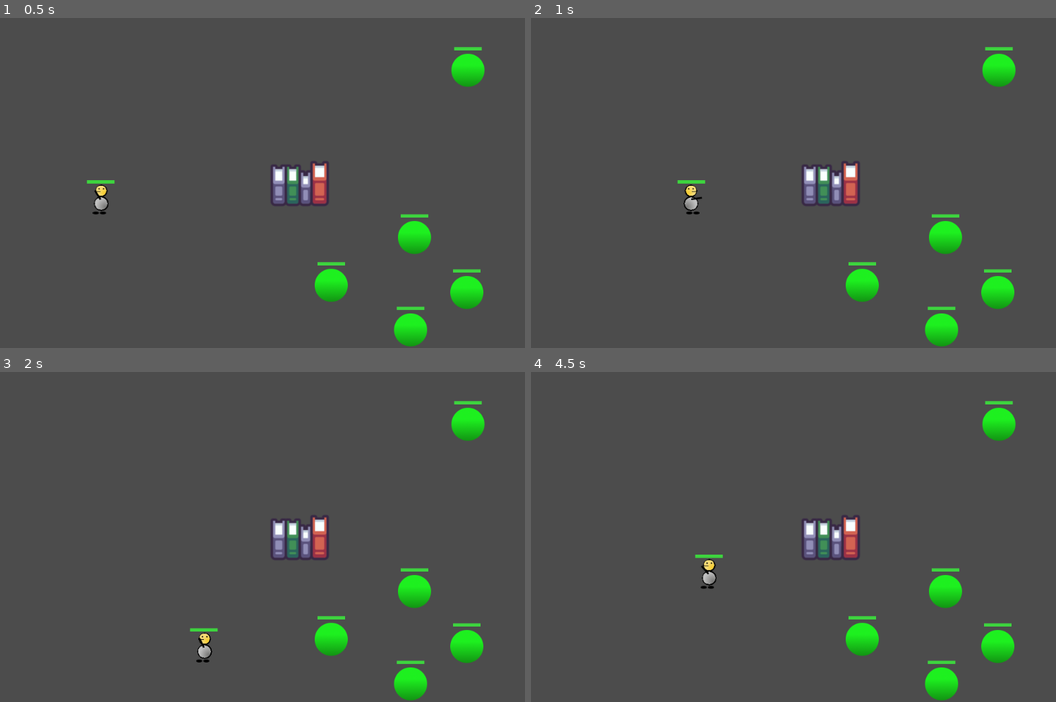
Above: before the commit, frames 1-4 (two rows, left to right).
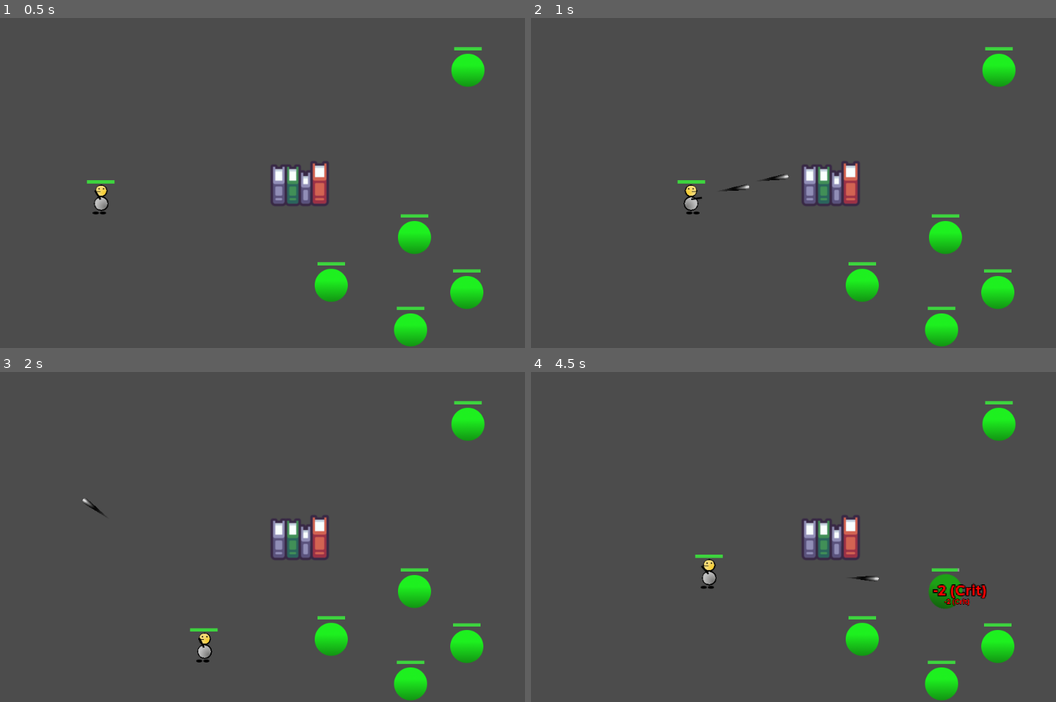
Above: after the commit, the same moments.

Repository: NPGodotEngine/Hack_And_Slash
Game: Godot game, scene res://Levels/TestLevel.tscn
The game is run twice, just before and just after one commit, with the same random seed, the same clock (stepped at 60 frames per second) and the same inputs. The project has no main scene, so this scene is started directly.
Inputs (mouse positions are in pixels of both pictures, inside the frame that each line leads up to):
- Up to frame 1 (0.5 s): no input
- Up to frame 2 (1 s): tap Enter at 0.5 s; move the mouse to (924, 166) at 0.52 s; press the mouse at (924, 166) at 0.53 s; hold D (move_right) from 0.53 s (still down); right-click (924, 166) at 0.8 s
- Up to frame 3 (2 s): move the mouse to (157, 553) at 1.27 s; release D (move_right) at 1.28 s; release the mouse at (157, 553) at 1.28 s; hold S (move_down) from 1.28 s (still down); right-click (157, 553) at 1.35 s; click (157, 553) at 1.55 s
- Up to frame 4 (4.5 s): move the mouse to (856, 464) at 2.02 s; release S (move_down) at 2.03 s; press the mouse at (856, 464) at 2.03 s; hold D (move_right) 2.03-2.78 s; right-click (856, 464) at 2.3 s; move the mouse to (772, 603) at 2.77 s; release the mouse at (772, 603) at 2.78 s; hold W (move_up) 2.78-3.53 s; right-click (772, 603) at 2.85 s; click (772, 603) at 3.05 s; move the mouse to (972, 586) at 3.52 s; press the mouse at (972, 586) at 3.53 s; hold A (move_left) from 3.53 s (still down); right-click (972, 586) at 3.8 s; move the mouse to (630, 487) at 4.27 s; release the mouse at (630, 487) at 4.28 s; right-click (630, 487) at 4.35 s

Frame 1 is identical in both runs. In frame 2, less than 0.1% of the frame differs, in the area x 36-50%, y 47-53%; in frame 3, less than 0.1%; in frame 4, 0.8%, in the area x 61-87%, y 59-72%.

Commit message:
Feature: new weapon system with modularity

Diff:
--- a/Autoload/Global.gd
+++ b/Autoload/Global.gd
@@ -33,3 +33,19 @@
             scene.call_deferred("add_child", object)
         else:
             scene.add_child(object)
+
+# RNG check value is in a range
+##
+# Roll a randomized value between from_range and to_range
+# and then return `true` if the randomized value is under
+# and equal to `threshold` otherwise false
+##
+# `from_range`, `to_range` are inclusived
+func is_in_threshold(threshold, from_range, to_range) -> bool:
+    # RNG
+    randomize()
+    var rolled_chance = rand_range(from_range, to_range)
+    if (rolled_chance < threshold or
+        is_equal_approx(rolled_chance, threshold)):
+        return true
+    return false
--- a/Autoload/Utils.gd
+++ /dev/null
@@ -1,17 +0,0 @@
-extends Node
-
-# RNG check value is in a range
-##
-# Roll a randomized value between from_range and to_range
-# and then return `true` if the randomized value is under
-# and equal to `threshold` otherwise false
-##
-# `from_range`, `to_range` are inclusived
-func is_in_threshold(threshold, from_range, to_range) -> bool:
-    # RNG
-    randomize()
-    var rolled_chance = rand_range(from_range, to_range)
-    if (rolled_chance < threshold or
-        is_equal_approx(rolled_chance, threshold)):
-        return true
-    return false
--- a/Bullets/Projectile/CryoBullet/CryoBullet.tscn
+++ b/Bullets/Projectile/CryoBullet/CryoBullet.tscn
@@ -18,6 +18,8 @@
 texture = ExtResource( 3 )
 
 [node name="DetectionArea" type="Area2D" parent="."]
+collision_layer = 0
+collision_mask = 14
 
 [node name="CollisionShape2D" type="CollisionShape2D" parent="DetectionArea"]
 shape = SubResource( 1 )
--- a/Bullets/Projectile/FireBullet/FireBullet.tscn
+++ b/Bullets/Projectile/FireBullet/FireBullet.tscn
@@ -21,6 +21,8 @@
 texture = ExtResource( 1 )
 
 [node name="DetectionArea" type="Area2D" parent="."]
+collision_layer = 0
+collision_mask = 14
 
 [node name="CollisionShape2D" type="CollisionShape2D" parent="DetectionArea"]
 shape = SubResource( 1 )
--- a/Bullets/Projectile/Projectile.gd
+++ b/Bullets/Projectile/Projectile.gd
@@ -95,7 +95,7 @@
     if is_equal_approx(_penetration_chance, 0.0): return false
 
     # check if penetrated
-    return Utils.is_in_threshold(_penetration_chance, 0.0001, 1.0)
+    return Global.is_in_threshold(_penetration_chance, 0.0001, 1.0)
 
 # Return a normalized projectile's direction
 func get_projectile_direction() -> Vector2:
--- a/Bullets/Projectile/STDBullet/STDBullet.tscn
+++ b/Bullets/Projectile/STDBullet/STDBullet.tscn
@@ -14,12 +14,16 @@
 script = ExtResource( 1 )
 
 [node name="BulletTrail" parent="." instance=ExtResource( 3 )]
+width = 10.0
 
 [node name="Skin" type="Sprite" parent="."]
+visible = false
 material = SubResource( 2 )
 texture = ExtResource( 2 )
 
 [node name="DetectionArea" type="Area2D" parent="."]
+collision_layer = 0
+collision_mask = 6
 
 [node name="CollisionShape2D" type="CollisionShape2D" parent="DetectionArea"]
 shape = SubResource( 1 )
--- a/Components/Accuracy/AccuracyComp.gd
+++ b/Components/Accuracy/AccuracyComp.gd
@@ -24,7 +24,10 @@
     emit_signal("accuracy_changed", old_accuracy, accuracy)
 ## Getter Setter ##
 
-# Return a new random direction in `Vector2` from given direction
+
+
+# Return a new random normalized
+# direction in `Vector2` from given direction
 ##
 # `face_dir` current facing direction
 # `accuracy_scaler` used to scale spread range. Value must in between 0.0 ~ 1.0
@@ -37,7 +40,7 @@
     var direction: Vector2 = face_dir.normalized()
 
     # get random rotation
-    var scaled_spread_range: float = spread_range_degree * accuracy_scaler
+    var scaled_spread_range: float = spread_range_degree * (1.0 -accuracy_scaler)
     var rand_rotation: float = rand_range(-scaled_spread_range, scaled_spread_range)
     rand_rotation = deg2rad(rand_rotation)
 
--- a/Components/Attachments/Ammos/Ammo.gd
+++ b/Components/Attachments/Ammos/Ammo.gd
@@ -38,6 +38,9 @@
 
 # Timer for reload
 var _reload_timer: Timer = null
+
+# is ammo reloading
+var _is_reloading: bool = false
 
 
 
@@ -82,10 +85,6 @@
 # `rounds_per_shot` number of rounds to shoot at once, usually is one
 func shoot_ammo(from_position:Vector2, to_position:Vector2,
 	hit_damage:HitDamage, rounds_per_shot:int = 1) -> void:
-	if _round_left == 0:
-		reload_ammo()
-		return
-
 	assert(bullet_scene, "bullet scene is missing")
 	assert(rounds_per_shot >= 0,
 		"rounds per shot can't be negative value, %d was given" % rounds_per_shot)
@@ -96,22 +95,22 @@
 
 # Reload ammo
 func reload_ammo() -> void:
+	# if is reloading
+	if _is_reloading: return
+
 	# don't reload if clip is full
 	if _round_left == rounds_per_clip: return
 
 	# begin reloading process
+	_is_reloading = true
 	_reload_timer.start(reload_duration)
 	emit_signal("begin_reloading", 0, rounds_per_clip)
 
-# Cancel ammo action
-##
-# Usually do noting but for ammo
-# like beam this can tell beam ammo
-# to stop
 func cancel_action() -> void:
 	pass
 
 func _on_reload_timer_timeout() -> void:
 	# refill clip
 	_set_round_left(rounds_per_clip)
+	_is_reloading = false
 	emit_signal("end_reloading", _round_left, rounds_per_clip)
--- a/Components/Attachments/Ammos/STDAmmo.gd
+++ b/Components/Attachments/Ammos/STDAmmo.gd
@@ -12,13 +12,16 @@
 func shoot_ammo(from_position:Vector2, to_position:Vector2, hit_damage:HitDamage, rounds_per_shot:int = 1) -> void:
     .shoot_ammo(from_position, to_position, hit_damage, rounds_per_shot)
 
+    if _is_reloading:
+        return
+
     if _round_left == 0:
         reload_ammo()
         return
 
     for i in rounds_per_shot:
         var bullet: Projectile = bullet_scene.instance()
-        assert(bullet, "Can't instance bullet from %s" % bullet_scene.name)
+        assert(bullet, "Can't instance bullet from %s" % bullet_scene)
         assert(bullet is Projectile, "Bullet is not a type of Projectile")
 
         Global.add_to_scene_tree(bullet)
@@ -26,5 +29,7 @@
         bullet.setup(from_position, to_position, bullet_speed, hit_damage, bullet_life_span, bullet_penetration_chance)
         bullet.connect("on_projectile_hit", self, "_on_bullet_hit")
 
+        _set_round_left(_round_left - rounds_per_shot)
+
 func _on_bullet_hit(bullet, body) -> void:
     pass
--- a/Components/Attachments/Attachment.gd
+++ b/Components/Attachments/Attachment.gd
@@ -9,3 +9,12 @@
 
 # Attachment accuracy multiplier
 export (float, -1.0, 1.0) var accuracy_multiplier = 0.0
+
+# Call to cancel action that attachement's
+#is currently performing
+##
+# Usually do noting but for ammo
+# like beam this can tell beam ammo
+# to stop the beam that is casting
+func cancel_action() -> void:
+	pass
--- a/Components/Attachments/Triggers/AutoTrigger.gd
+++ b/Components/Attachments/Triggers/AutoTrigger.gd
@@ -1,6 +1,9 @@
 extends Trigger
 
 # warning-ignore-all: RETURN_VALUE_DISCARDED
+
+# Duration before next trigger pull from last trigger pulled
+export (float, 0.1, 10) var trigger_duration: float = 1.0
 
 # Trigger timer
 var _trigger_timer: Timer = null
@@ -22,7 +25,7 @@
     _is_trigger_ready = false
 
     # time until next pull ready
-    _trigger_timer.start(pull_duration)
+    _trigger_timer.start(trigger_duration)
     emit_signal("trigger_pulled")
 
 func _on_trigger_timer_timeout() -> void:
--- a/Components/Attachments/Triggers/BurstTrigger.gd
+++ b/Components/Attachments/Triggers/BurstTrigger.gd
@@ -1,40 +1,67 @@
+tool
 extends Trigger
 
 # warning-ignore-all: RETURN_VALUE_DISCARDED
 
 
 # Number of bursts for each trigger pulled
-export (int, 2, 10) var number_of_bursts = 3
+export (int, 2, 100) var number_of_bursts = 3
+
+# Duration for a burst process
+export (float) var burst_duration: float = 1.0
+
+# Duration between last burst process and next burst process
+export (float) var wait_to_next_burst: float = 1.0
 
 # Number of bursts left
 var _burst_left: int = 0
 
-# Duration between each bursts
-var _burst_duration: float = 0
+# Duration between each bursts during
+# burst process
+var _duration_per_burst: float = 0.0
 
-# Burst timer
-var _burst_timer: Timer = null
+
+# Timer for each burst
+var _timer_per_burst: Timer = null
+
+# Timer for interval between burst process
+var _wait_next_burst_timer: Timer = null
 
 # Is in bursting process
 var _is_bursting: bool = false
 
+var _is_wating_for_next_process: bool = false
+
 # Is trigger ready to be pulled
 var _is_trigger_ready: bool = true
 
+func _get_configuration_warning() -> String:
+    if is_equal_approx(burst_duration, 0):
+        return "burst duration can't be %f, increase burst duration" % burst_duration
+
+    return ""
+
 func _ready() -> void:
-    _burst_timer = Timer.new()
-    add_child(_burst_timer)
-    _burst_timer.one_shot = true
-    _burst_timer.connect("timeout", self, "_on_burst_timer_timeout")
+    if Engine.editor_hint: return
+
+    _timer_per_burst = Timer.new()
+    add_child(_timer_per_burst)
+    _timer_per_burst.one_shot = true
+    _timer_per_burst.connect("timeout", self, "_on_timer_per_burst_timeout")
+
+    _wait_next_burst_timer = Timer.new()
+    add_child(_wait_next_burst_timer)
+    _wait_next_burst_timer.one_shot = true
+    _wait_next_burst_timer.connect("timeout", self, "_on_wait_next_burst_timer_timeout")
 
 func setup() -> void:
     .setup()
 
+    assert(not is_equal_approx(burst_duration, 0), "burst duration can't be 0.0")
+
     # make sure we have equal amount of burst to setting
     _burst_left = number_of_bursts
-
-    # Evenly spread burst duration in trigger pull duration
-    _burst_duration = pull_duration / number_of_bursts
+    _duration_per_burst = burst_duration / number_of_bursts
 
 func pull_trigger() -> void:
     if not _is_trigger_ready: return
@@ -42,14 +69,16 @@
     # Don't pull trigger if still in bursting
     if _is_bursting: return
 
+    if _is_wating_for_next_process: return
+
     # start bursting process
     _is_trigger_ready = false
     # make sure we have equal amount of burst to setting
     _burst_left = number_of_bursts
     # trigger the first burst
-    _on_burst_timer_timeout()
+    _on_timer_per_burst_timeout()
 
-func _on_burst_timer_timeout() -> void:
+func _on_timer_per_burst_timeout() -> void:
     # decrease burst count
     _burst_left -= 1
 
@@ -57,13 +86,19 @@
 
     if _burst_left == 0:
         # burst process finished
-        _burst_left = number_of_bursts
-        _is_trigger_ready = true
-        _is_bursting = false
+        # wait til next burst process
+        _wait_next_burst_timer.start(wait_to_next_burst)
     else:
         # burst process not finished
         _is_bursting = true
+        _is_wating_for_next_process = true
         _is_trigger_ready = false
 
         # time until next burst ready
-        _burst_timer.start(_burst_duration)
+        _timer_per_burst.start(_duration_per_burst)
+
+func _on_wait_next_burst_timer_timeout() -> void:
+    _burst_left = number_of_bursts
+    _is_trigger_ready = true
+    _is_bursting = false
+    _is_wating_for_next_process = false
--- a/Components/Attachments/Triggers/BurstTrigger.tscn
+++ b/Components/Attachments/Triggers/BurstTrigger.tscn
@@ -5,3 +5,4 @@
 [node name="BurstTrigger" type="Node"]
 script = ExtResource( 1 )
 attachment_type = 2
+burst_duration = 0.5
--- a/Components/Attachments/Triggers/Trigger.gd
+++ b/Components/Attachments/Triggers/Trigger.gd
@@ -7,8 +7,7 @@
 # Emit when trigger pulled successful
 signal trigger_pulled()
 
-# Duration before next trigger pull from last trigger pulled
-export (float, 0.1, 10) var pull_duration = 1.0
+
 
 # Pull trigger
 ##
--- a/Components/CriticalStrike/CriticalStrikeComp.gd
+++ b/Components/CriticalStrike/CriticalStrikeComp.gd
@@ -25,6 +25,9 @@
 
 # Maximum critical strike chance
 export (float) var max_critical_strike_chance = 1.0 setget set_max_critical_strike_chance
+
+# Color of critical strike
+export (Color) var critical_strike_color: Color = Color.red
 
 # Critical strike chance
 ##
@@ -68,5 +71,5 @@
 		return false
 
 	# check if critical
-	return Utils.is_in_threshold(critical_strike_chance,
+	return Global.is_in_threshold(critical_strike_chance,
 	min_critical_strike_chance, max_critical_strike_chance)
--- a/Components/Damage/DamageComp.gd
+++ b/Components/Damage/DamageComp.gd
@@ -7,6 +7,9 @@
 
 # Current damage
 export (int) var damage: int = 10 setget set_damage
+
+# Color for damage
+export (Color) var damage_color: Color = Color.white
 
 ## Getter Setter ##
 
--- a/Components/WeaponManager/WeaponManager.gd
+++ b/Components/WeaponManager/WeaponManager.gd
@@ -1,5 +1,4 @@
-# A class holde 2 weapons both primary and
-# secondary and manage weapons
+# A class holde number of weapons
 class_name WeaponManager
 extends Component
 
@@ -43,6 +42,7 @@
 		var weapon: Weapon = weapon_scene.instance()
 		add_child(weapon)
 		weapon_slots.append(weapon)
+		weapon.weapon_manager = self
 		weapon.setup()
 
 
@@ -91,6 +91,12 @@
 
 	return null
 
-# Get owner that own this weapon manager
+# Get owner that own this weapon's manager
 func get_manager_owner():
 	return get_parent()
+
+
+static func find_weapon_owner(weapon:Weapon):
+	if weapon:
+		return weapon.get_parent().get_manager_owner()
+	return null
--- /dev/null
+++ b/Components/Weapons/STDWeapon.gd
@@ -0,0 +1,82 @@
+tool
+extends Weapon
+
+# warning-ignore-all: UNUSED_ARGUMENT
+
+var _from_pos: Vector2 = Vector2.ZERO
+var _to_pos: Vector2 = Vector2.ZERO
+var _direction: Vector2 = Vector2.ZERO
+
+func execute(from_position:Vector2, to_position:Vector2, direction:Vector2) -> void:
+    .execute(from_position, to_position, direction)
+    _from_pos = from_position
+    _to_pos = to_position
+    _direction = direction
+
+    if trigger:
+        trigger.pull_trigger()
+
+
+func cancel_execution() -> void:
+    .cancel_execution()
+
+func execute_alt(from_position:Vector2, to_position:Vector2, direction:Vector2) -> void:
+	.execute_alt(from_position, to_position, direction)
+
+func cancel_alt_execution() -> void:
+	.cancel_alt_execution()
+
+func active() -> void:
+	.active()
+
+func inactive() -> void:
+	.inactive()
+
+func _on_trigger_pulled() -> void:
+    ._on_trigger_pulled()
+
+    var hit_damage: HitDamage = get_hit_damage()
+    var spread_direction: Vector2 = _accuracy_comp.get_random_spread(_direction, get_weapon_accuracy())
+    var to_new_pos: Vector2 =  spread_direction * _from_pos.distance_to(_to_pos) + _from_pos
+
+    if ammo:
+        ammo.shoot_ammo(_from_pos, to_new_pos, hit_damage)
+
+func _on_ammo_depleted(ammo_count:int, round_per_clip:int) -> void:
+    ._on_ammo_depleted(ammo_count, round_per_clip)
+
+    if ammo:
+        ammo.reload_ammo()
+
+func _on_ammo_count_changed(ammo_count:int, round_per_clip:int) -> void:
+    ._on_ammo_count_changed(ammo_count, round_per_clip)
+
+func _on_begin_reloading(ammo_count:int, round_per_clip:int) -> void:
+    ._on_begin_reloading(ammo_count, round_per_clip)
+
+func _on_end_reloading(ammo_count:int, round_per_clip:int) -> void:
+    ._on_end_reloading(ammo_count, round_per_clip)
+
+func _on_damage_changed(from, to) -> void:
+    ._on_damage_changed(from, to)
+
+func _on_accuracy_changed(from, to) -> void:
+    ._on_accuracy_changed(from, to)
+
+
+# Get hit damage from weapon
+func get_hit_damage() -> HitDamage:
+    var damage: int = get_weapon_damage()
+    var critical: bool = _critical_strike_comp.is_critical()
+    var color: Color = (_critical_strike_comp.critical_strike_color if critical
+                                        else _damage_comp.damage_color)
+    var hit_damage: HitDamage = HitDamage.new().init(
+        weapon_manager.get_manager_owner(),
+        self,
+        damage,
+        critical,
+        _critical_strike_comp.critical_strike_multiplier,
+        color
+    )
+
+    return hit_damage
--- a/Components/Weapons/STDWeapon.tscn
+++ b/Components/Weapons/STDWeapon.tscn
@@ -1,25 +1,32 @@
-[gd_scene load_steps=8 format=2]
+[gd_scene load_steps=9 format=2]
 
-[ext_resource path="res://Components/Weapons/Weapon.gd" type="Script" id=1]
+[ext_resource path="res://Components/Weapons/STDWeapon.gd" type="Script" id=1]
 [ext_resource path="res://Components/Attachments/Stocks/STDStock.tscn" type="PackedScene" id=2]
 [ext_resource path="res://Components/Attachments/Triggers/AutoTrigger.tscn" type="PackedScene" id=3]
 [ext_resource path="res://Components/Attachments/Barrels/STDBarrel.tscn" type="PackedScene" id=4]
 [ext_resource path="res://Components/Attachments/Ammos/STDAmmo.tscn" type="PackedScene" id=5]
 [ext_resource path="res://Components/Damage/DamageComp.tscn" type="PackedScene" id=6]
 [ext_resource path="res://Components/Accuracy/AccuracyComp.tscn" type="PackedScene" id=7]
+[ext_resource path="res://Components/CriticalStrike/CriticalStrikeComp.tscn" type="PackedScene" id=8]
 
 [node name="STDWeapon" type="Node"]
 script = ExtResource( 1 )
 
 [node name="DamageComp" parent="." instance=ExtResource( 6 )]
-damage = 100
 
 [node name="AccuracyComp" parent="." instance=ExtResource( 7 )]
+accuracy = 0.7
+
+[node name="CriticalStrikeComp" parent="." instance=ExtResource( 8 )]
+critical_strike_chance = 0.5
 
 [node name="STDStock" parent="." instance=ExtResource( 2 )]
 
 [node name="STDBarrel" parent="." instance=ExtResource( 4 )]
 
+[node name="STDAmmo" parent="." instance=ExtResource( 5 )]
+rounds_per_clip = 30
+bullet_speed = 600.0
+
 [node name="AutoTrigger" parent="." instance=ExtResource( 3 )]
-
-[node name="STDAmmo" parent="." instance=ExtResource( 5 )]
+trigger_duration = 0.2
--- a/Components/Weapons/Weapon.gd
+++ b/Components/Weapons/Weapon.gd
@@ -16,6 +16,9 @@
 # Accuracy component
 onready var _accuracy_comp: AccuracyComp = $AccuracyComp
 
+# Critical strike component
+onready var _critical_strike_comp: CriticalStrikeComp = $CriticalStrikeComp
+
 # List of weapon attachments
 var _attachments: Array = []
 
@@ -38,6 +41,10 @@
 var trigger: Trigger = null
 var ammo: Ammo = null
 var barrel: Attachment = null
+var alt: Attachment = null
+
+# Weapon manager manage this weapon
+var weapon_manager = null
 
 
 ## Getter Setter ##
@@ -45,6 +52,9 @@
 
 # Return weapon's total damage output
 # The minimum is 10% of weapon's damage
+##
+# Weapon's damage * multiplier from all attachments
+# Multiplier is capped between 0.1 ~ 1.0
 func get_weapon_damage() -> int:
 	var weapon_base_damage: int = _damage_comp.damage
 	var multiplier: float = calculate_attachments_dmg_multiplier()
@@ -58,7 +68,7 @@
 # 0.0 ~ 1.0
 func get_weapon_accuracy() -> float:
 	var weapon_base_accuracy: float = _accuracy_comp.accuracy
-	var att_accuracy: float = calculate_attachments_accuracy()
+	var att_accuracy: float = calculate_attachments_accuracy_multiplier()
 	var acc = weapon_base_accuracy + att_accuracy
 	acc = min(max(0.0, acc), 1.0)
 
@@ -75,6 +85,10 @@
 	var acc_comp = get_node("AccuracyComp") as AccuracyComp
 	if acc_comp == null:
 		return "Weapon must have a accuracy component with name AccuracyComp"
+
+	var critical_comp = get_node("CriticalStrikeComp") as CriticalStrikeComp
+	if critical_comp == null:
+		return "Weapon must have a critical strike component with name CriticalStrikeComp"
 
 	collection_attachments()
 	for a in _attachments:
@@ -94,10 +108,13 @@
 func setup() -> void:
 	.setup()
 
+	assert(weapon_manager, "Weapon %s is not held by a WeaponManager" % name)
 	assert(_damage_comp,
 		"Weapon required a damage compoent as child with name \"DamageComp\"")
 	assert(_accuracy_comp,
 		"Weapon required a accuracy compoent as child with name \"DamageComp\"")
+	assert(_critical_strike_comp,
+	"Weapon required a critical strike compoent as child with name \"CriticalStrikeComp\"")
 
 	collection_attachments()
 
@@ -123,8 +140,15 @@
 
 	barrel = get_attachment_by_type(Global.AttachmentType.BARREL)
 
+	_damage_comp.connect("damage_changed", self, "_on_damage_changed")
+	_accuracy_comp.connect("accuracy_changed", self, "_on_accuracy_changed")
+
+	# setup all attachements
 	for att in _attachments:
 		(att as Attachment).setup()
+
+	_damage_comp.setup()
+	_accuracy_comp.setup()
 
 ## Override ##
 
@@ -147,7 +171,7 @@
 			return att
 	return null
 
-# Return damage from all attachments
+# Return damage from combination of all attachments
 func calculate_attachments_dmg_multiplier() -> float:
 	var dmg_multiplier: float = 0.0
 
@@ -158,13 +182,14 @@
 
 	return dmg_multiplier
 
-func calculate_attachments_accuracy() -> float:
+# Return accuracy from combination of all attachments
+func calculate_attachments_accuracy_multiplier() -> float:
 	var total_acc: float = 0.0
 
 	for i in _attachments.size():
 		var att:Attachment = _attachments[i]
 		if att:
-			total_acc += att.accuracy
+			total_acc += att.accuracy_multiplier
 
 	return total_acc
 
@@ -174,8 +199,7 @@
 # `to_position` global position for weapon to shoot to
 # `direction` for weapon's projectile to travel
 func execute(from_position:Vector2, to_position:Vector2, direction:Vector2) -> void:
-	if trigger:
-		trigger.pull_trigger()
+	pass
 
 # Cancel weapon execution
 ##
@@ -208,7 +232,6 @@
 
 func _on_trigger_pulled() -> void:
 	print("trigger pulled")
-	ammo.reload_ammo()
 	pass
 
 func _on_ammo_depleted(ammo_count:int, round_per_clip:int) -> void:
@@ -226,3 +249,9 @@
 func _on_end_reloading(ammo_count:int, round_per_clip:int) -> void:
 	print("end reloading %d %d" % [ammo_count, round_per_clip])
 	pass
+
+func _on_damage_changed(from, to) -> void:
+	pass
+
+func _on_accuracy_changed(from, to) -> void:
+	pass
--- a/Shared/Trail/BulletTrail.tscn
+++ b/Shared/Trail/BulletTrail.tscn
@@ -3,4 +3,9 @@
 [ext_resource path="res://Shared/Trail/SmokeTrail.tscn" type="PackedScene" id=1]
 
 [node name="BulletTrail" instance=ExtResource( 1 )]
-points = PoolVector2Array(  )
+points = PoolVector2Array( 0, 0, -5, 0, -10, 0, -15, 0, -20, 0, -25, 0, -30, 0, -35, 0, -40, 0, -45, 0, -50, 0, -55, 0 )
+point_distance = 5.0
+is_wildness = false
+wildness = 1.0
+wild_range = 0.1
+max_points = 12
--- a/Shared/Trail/Trail.gd
+++ b/Shared/Trail/Trail.gd
@@ -1,3 +1,4 @@
+tool
 class_name Trail
 extends Line2D
 
--- a/project.godot
+++ b/project.godot
@@ -152,7 +152,6 @@
 [autoload]
 
 Global="*res://Autoload/Global.gd"
-Utils="*res://Autoload/Utils.gd"
 
 [display]
 
